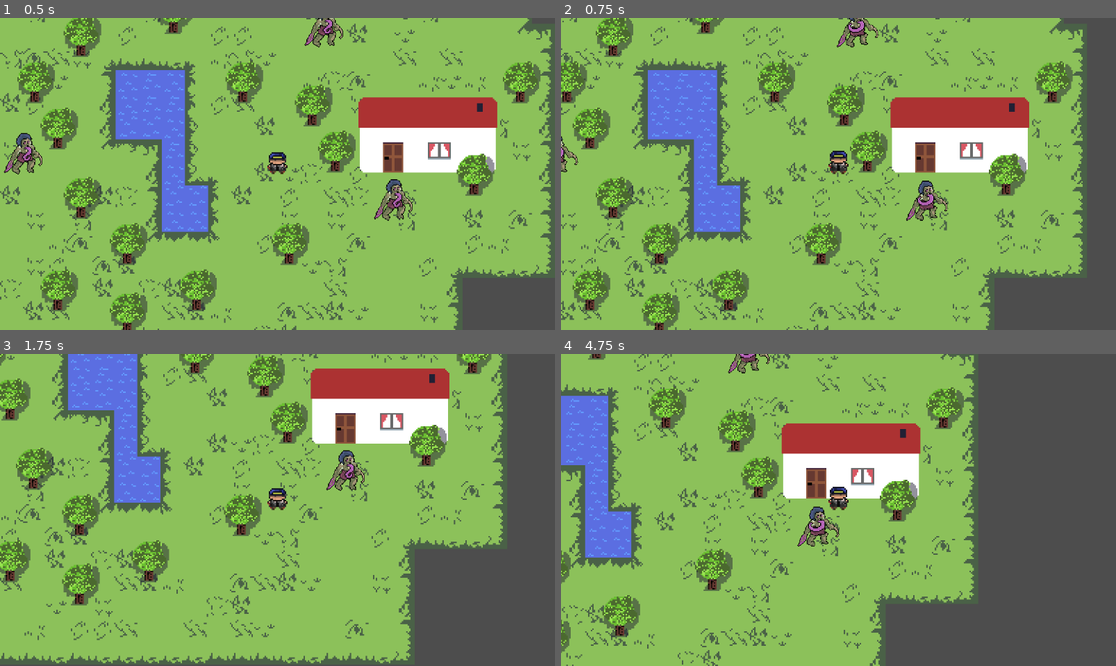
Above: before the commit, frames 1-4 (two rows, left to right).
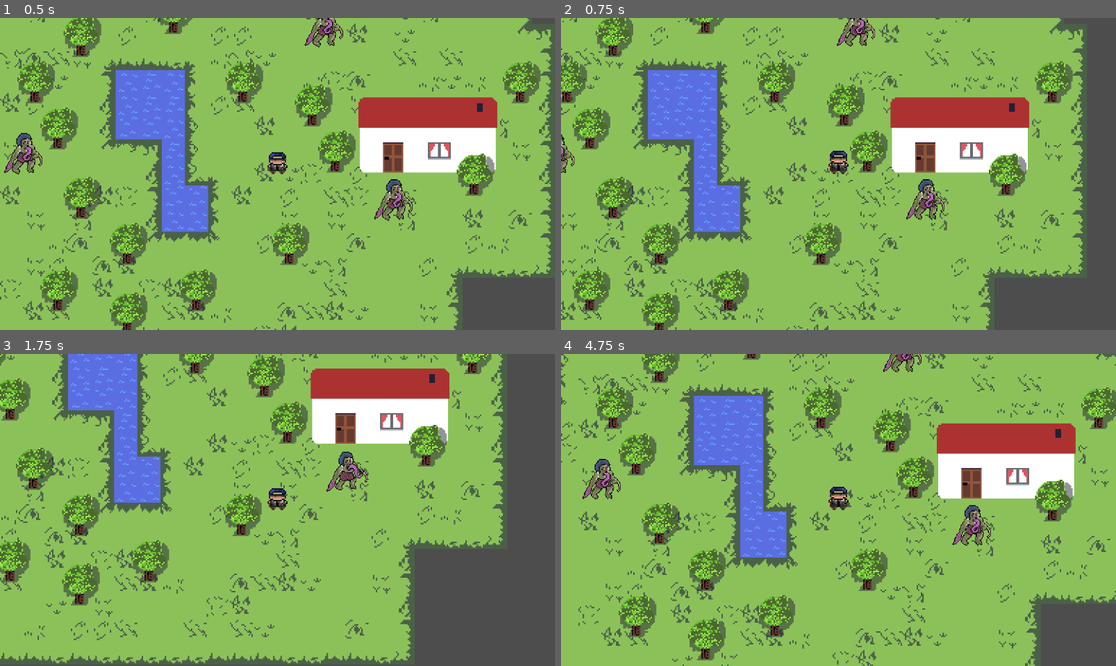
Above: after the commit, the same moments.

Repository: timsonde/the-other-side
Game: Godot game, scene res://assets/scenes/world.tscn
Same seed, same stepped clock (60 frames per second), same inputs: the game is played once before the commit and once after it.
Inputs:
- Up to frame 1 (0.5 s): no input
- Up to frame 2 (0.75 s): hold D (move_right) from 0.53 s (still down)
- Up to frame 3 (1.75 s): release D (move_right) at 1.28 s; hold S (move_down) from 1.28 s (still down)
- Up to frame 4 (4.75 s): release S (move_down) at 2.03 s; hold D (move_right) 2.03-2.78 s; hold W (move_up) 2.78-3.53 s; hold A (move_left) from 3.53 s (still down)

Frame 1 is identical in both runs. In frame 2, 0.8% of the frame differs, in the area x 0-70%, y 0-66%; in frame 3, 0.4%; in frame 4, 59%, in the area x 0-100%, y 0-100%.

Commit message:
Update zombie collision shape radius

Diff:
--- a/assets/scenes/zombie.tscn
+++ b/assets/scenes/zombie.tscn
@@ -39,7 +39,7 @@
 }]
 
 [sub_resource type="CircleShape2D" id="CircleShape2D_415rx"]
-radius = 16.0
+radius = 8.0
 
 [node name="Zombie" type="CharacterBody2D"]
 
@@ -51,9 +51,10 @@
 sprite_frames = SubResource("SpriteFrames_4f716")
 animation = &"idle"
 autoplay = "idle"
+frame_progress = 0.313739
 
 [node name="CollisionShape2D" type="CollisionShape2D" parent="."]
 z_index = 1
 y_sort_enabled = true
-position = Vector2(0, -16)
+position = Vector2(0, -8)
 shape = SubResource("CircleShape2D_415rx")
